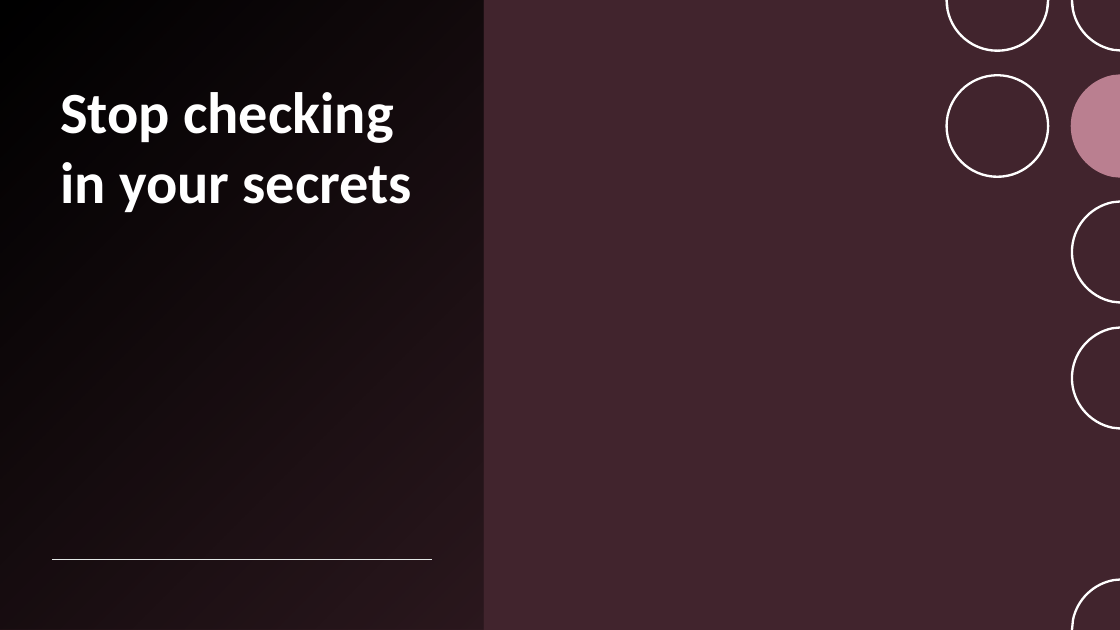
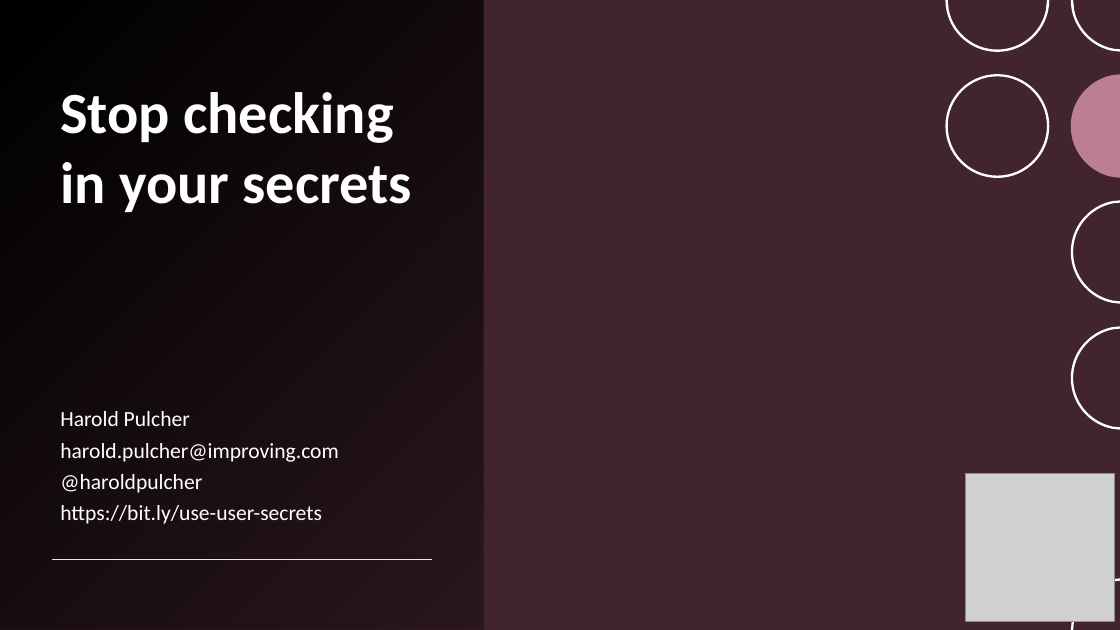
Before and after one commit to pulcher/stop-checking-in-secrets, a slide deck: slide 1 of stop-checking-in-secrets.pptx. Drawn at 1120x630 pixels with LibreOffice and Linux fonts; fonts in the diff are those of the drawing; grey boxes stand for pictures; background and template pictures are left out. Boxes give left, top, right and bottom in pixels: in the first picture for what was removed or moved away, otherwise in the second. Text is boxed around its words. In the diff, an @@ line names an element or a change of style, - is before the commit and + after.

```diff
--- a/stop-checking-in-secrets.pptx
+++ b/stop-checking-in-secrets.pptx
@@ subtitle added at [60, 411, 338, 524], 18.5 pt, text #FFFFFF @@
+Harold Pulcher
+harold.pulcher@improving.com
+@haroldpulcher
+https://bit.ly/use-user-secrets
@@ picture added at [966, 474, 1115, 623] @@
```
Also in this commit, not shown: 13 slides added, 1 other file.
